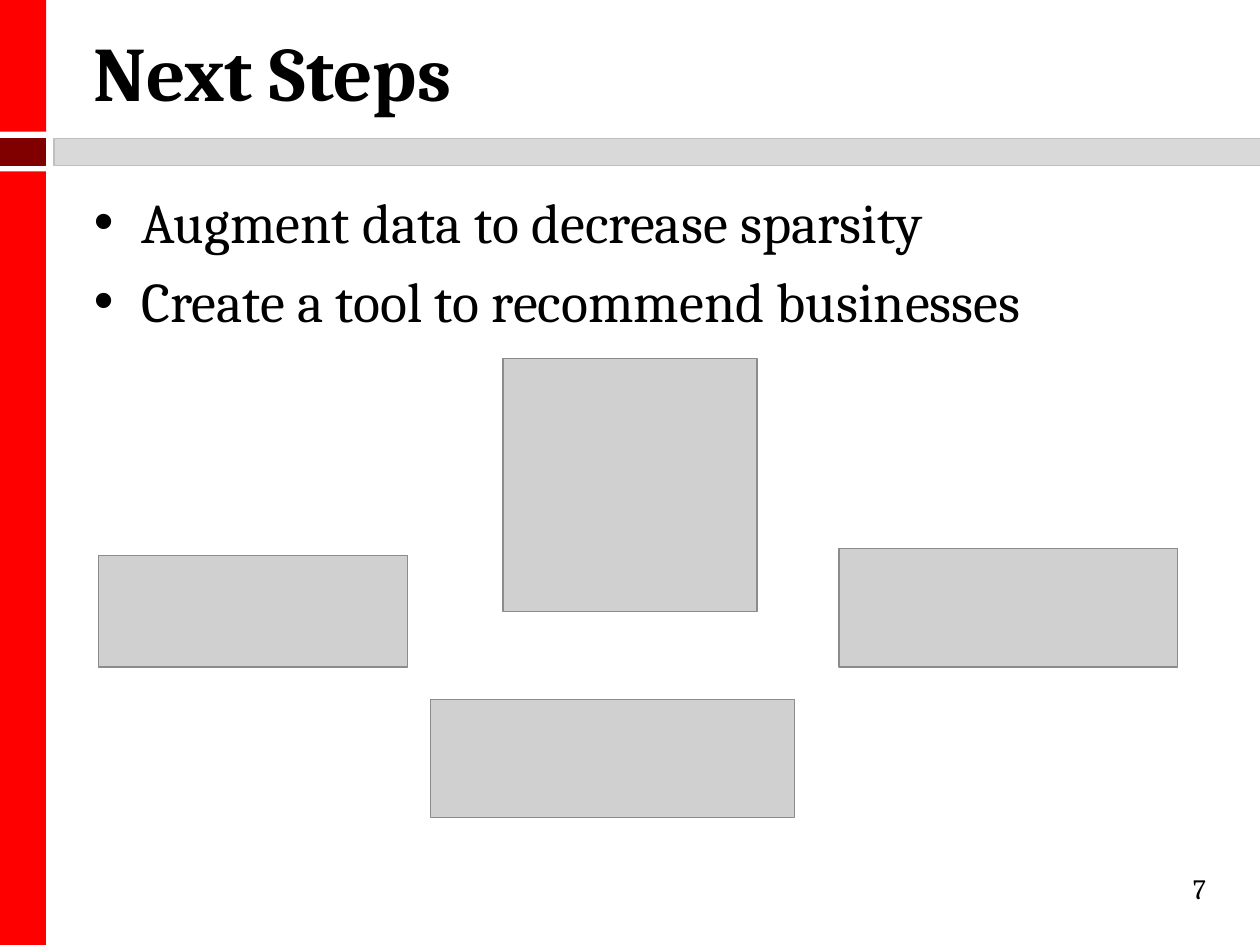
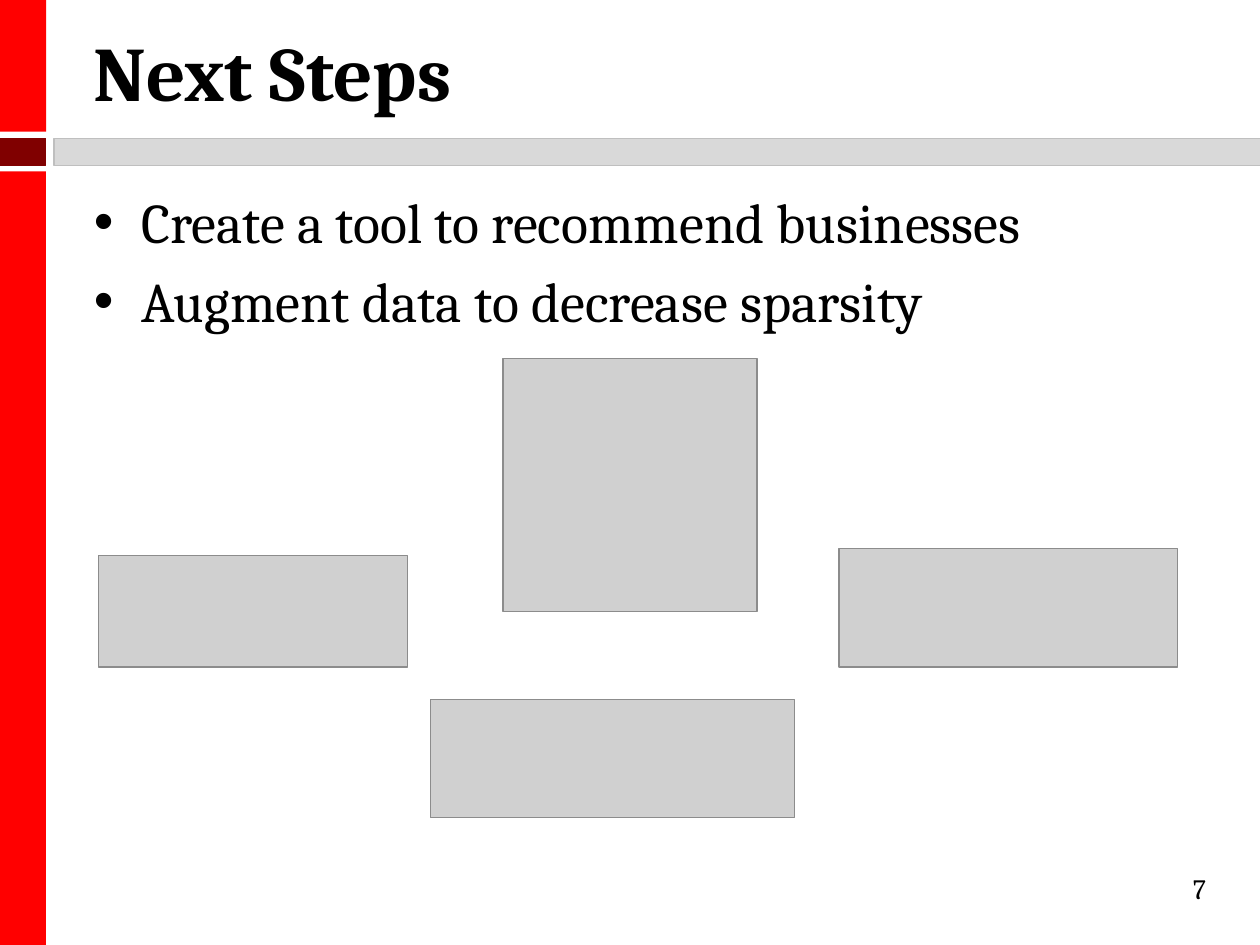
Before and after one commit to kmhoo/AdvancedMLProject, a slide deck: slide 7 of advML_final_presentation.pptx. Drawn at 1260x945 pixels with LibreOffice and Linux fonts; fonts in the diff are those of the drawing; grey boxes stand for pictures. Boxes give left, top, right and bottom in pixels: in the first picture for what was removed or moved away, otherwise in the second. Text is boxed around its words. In the diff, an @@ line names an element or a change of style, - is before the commit and + after.

```diff
--- a/advML_final_presentation.pptx
+++ b/advML_final_presentation.pptx
@@ text at [141,204,1021,244]: paragraph added @@
+• Create a tool to recommend businesses
@@ text at [141,283,1021,323]: paragraph removed @@
-• Create a tool to recommend businesses
```
Also in this commit, not shown: 2 other slides changed.
